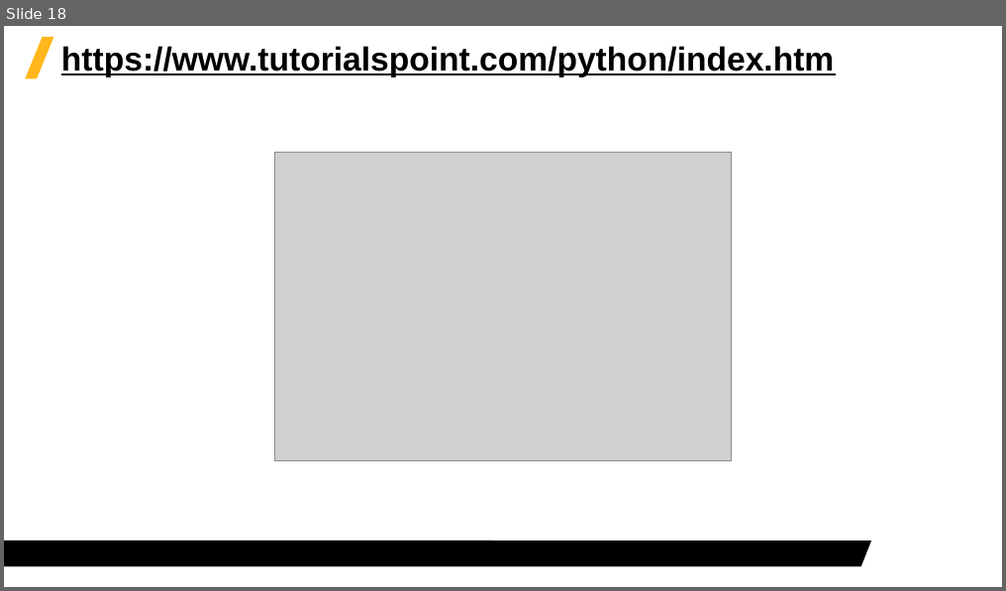
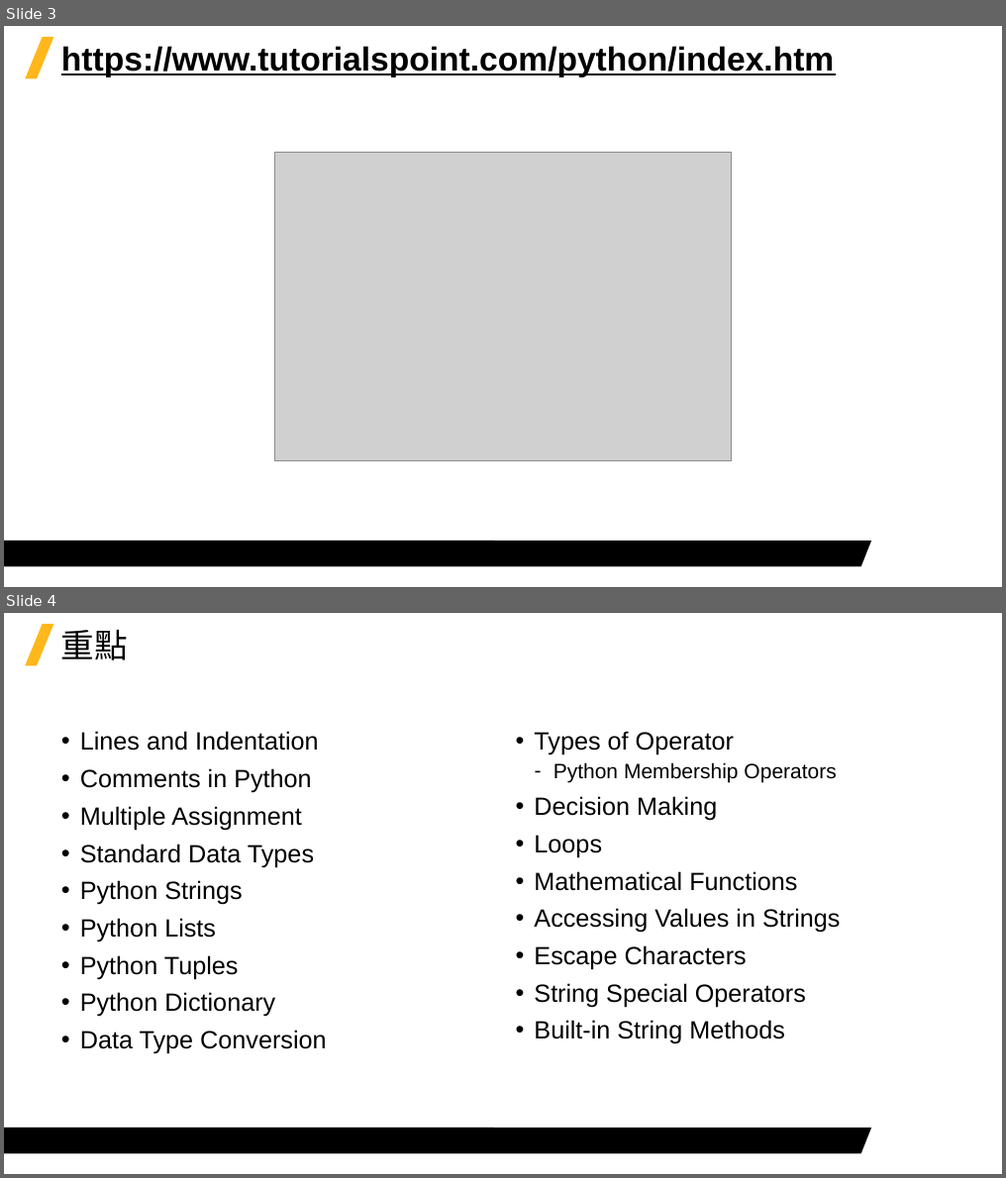
Before and after one commit to Jerrick-cheng/AEDT-Automation-Camp, a slide deck: 上課教材/Week2.pptx. Shown one above the other, each under a label of ours: slide 18 before the commit, slides 3 and 4 after it. The pictures are 1006x591 and 1006x1178 pixels, drawn with LibreOffice and Linux fonts; fonts in the diff are those of the drawing; grey boxes stand for pictures; background and template pictures are left out. Boxes give left, top, right and bottom in pixels: in the first picture for what was removed or moved away, otherwise in the second. Text is boxed around its words. In the diff, an @@ line names an element or a change of style, - is before the commit and + after.

```diff
--- a/上課教材/Week2.pptx
+++ b/上課教材/Week2.pptx
@@ slide 4 added at box(4, 613, 1002, 1174), background #FFFFFF; not listed: 2 template elements that a slide beside it also shows @@
@@ title added at box(61, 630, 128, 661), 32 pt, text #000000 @@
+重點
@@ text added at box(80, 731, 840, 1055), 24 pt, text #000000 @@
+• Lines and Indentation
+• Comments in Python
+• Multiple Assignment
+• Standard Data Types
+• Python Strings
+• Python Lists
+• Python Tuples
+• Python Dictionary
+• Data Type Conversion
+• Types of Operator
+  ‐ Python Membership Operators
+• Decision Making
+• Loops
+• Mathematical Functions
+• Accessing Values in Strings
+• Escape Characters
+• String Special Operators
+• Built-in String Methods
@@ what was slide 18 is now slide 3 @@
```
Also in this commit, not shown: 1 slide changed, 1 other file.
